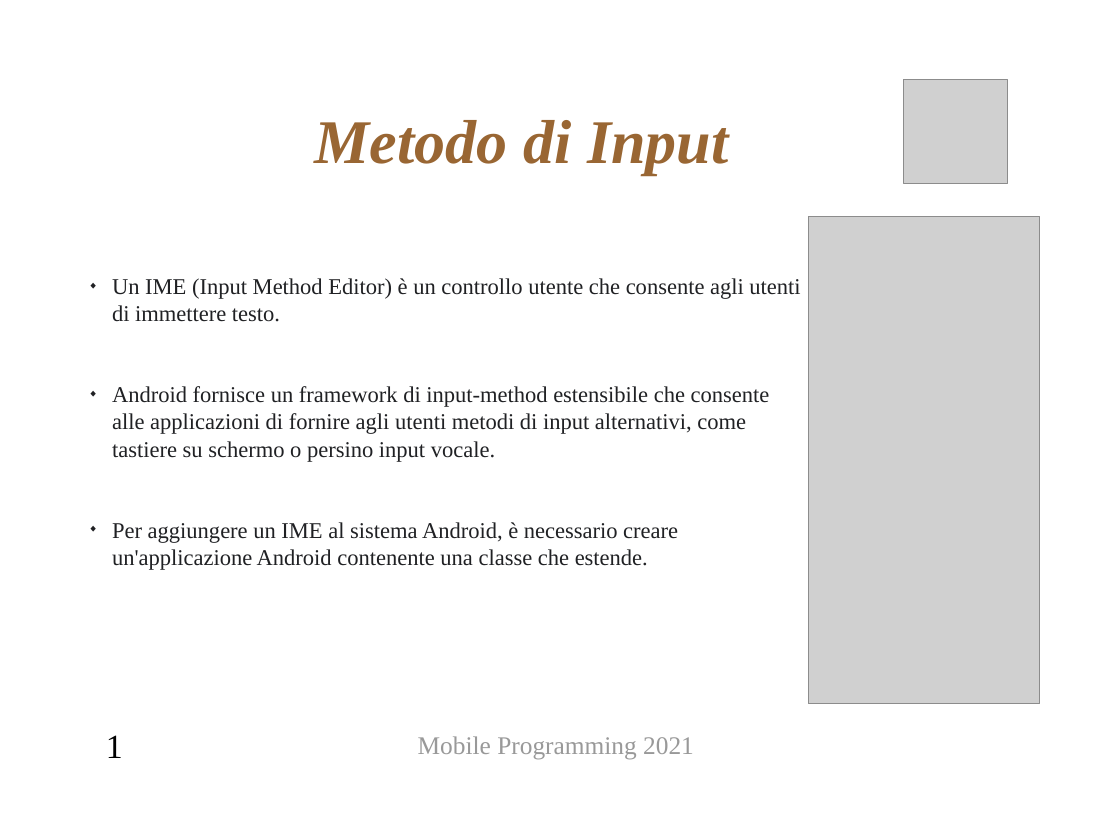
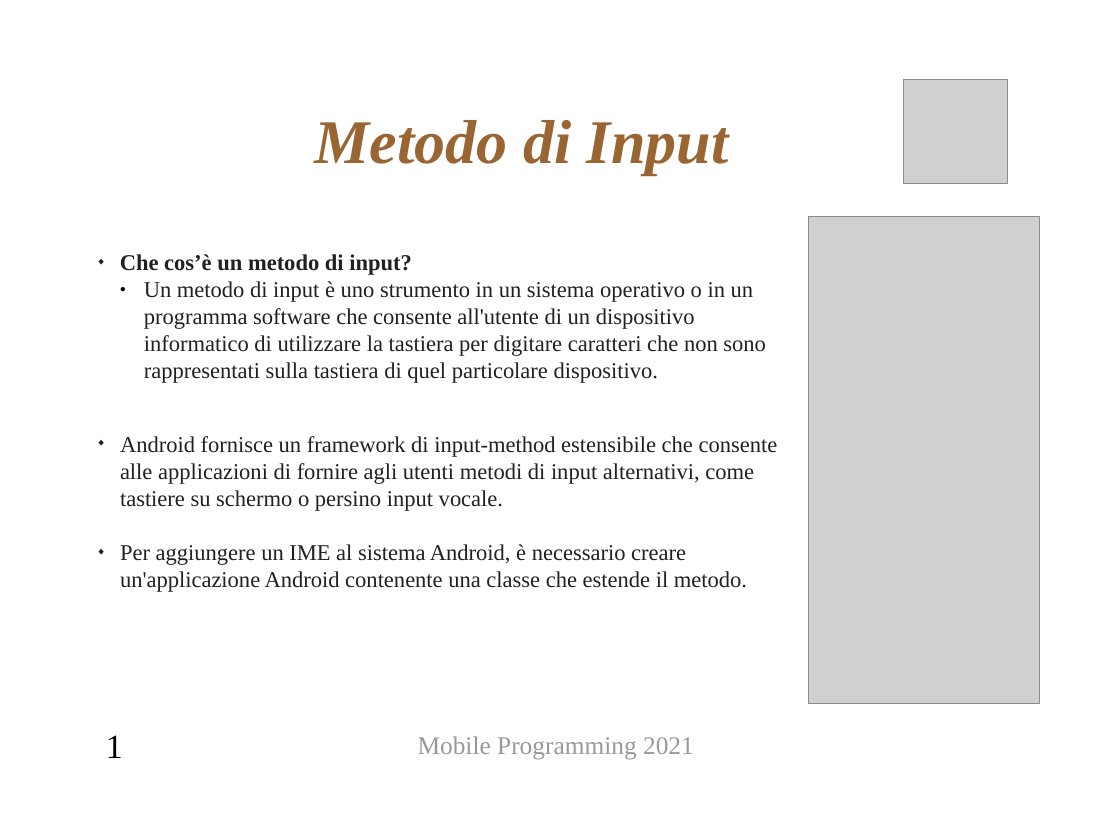
Before and after one commit to MagliariElio/Mobile-Programming, a slide deck: slide 1 of esonero/presentazioneElio.pptx. Drawn at 1120x840 pixels with LibreOffice and Linux fonts; fonts in the diff are those of the drawing; grey boxes stand for pictures; background and template pictures are left out. Boxes give left, top, right and bottom in pixels: in the first picture for what was removed or moved away, otherwise in the second. Text is boxed around its words. In the diff, an @@ line names an element or a change of style, - is before the commit and + after.

```diff
--- a/esonero/presentazioneElio.pptx
+++ b/esonero/presentazioneElio.pptx
@@ text added at bbox=[120, 254, 766, 383], 16 pt, text #202124 @@
+◆ Che cos’è un metodo di input?
+  ● Un metodo di input è uno strumento in un sistema operativo o in un programma software che consente all'utente di un dispositivo informatico di utilizzare la tastiera per digitare caratteri che non sono rappresentati sulla tastiera di quel particolare dispositivo.
@@ text at bbox=[112, 278, 800, 322]: paragraph removed @@
-◆ Un IME (Input Method Editor) è un controllo utente che consente agli utenti di immettere testo.
@@ text "Android fornisce un framework di ...": place and size @@
-text "Android fornisce un framework di ..." at bbox=[112, 278, 800, 570]
+text "Android fornisce un framework di ..." at bbox=[120, 436, 778, 592]
@@ text at bbox=[120, 436, 778, 511]: indent changed @@
@@ text at bbox=[120, 544, 747, 592]: text changed @@
-◆ Per aggiungere un IME al sistema Android, è necessario creare un'applicazione Android contenente una classe che estende.
+◆ Per aggiungere un IME al sistema Android, è necessario creare un'applicazione Android contenente una classe che estende il metodo.
```
Also in this commit, not shown: 2 other slides changed, 11 slides added, 1 other file.
